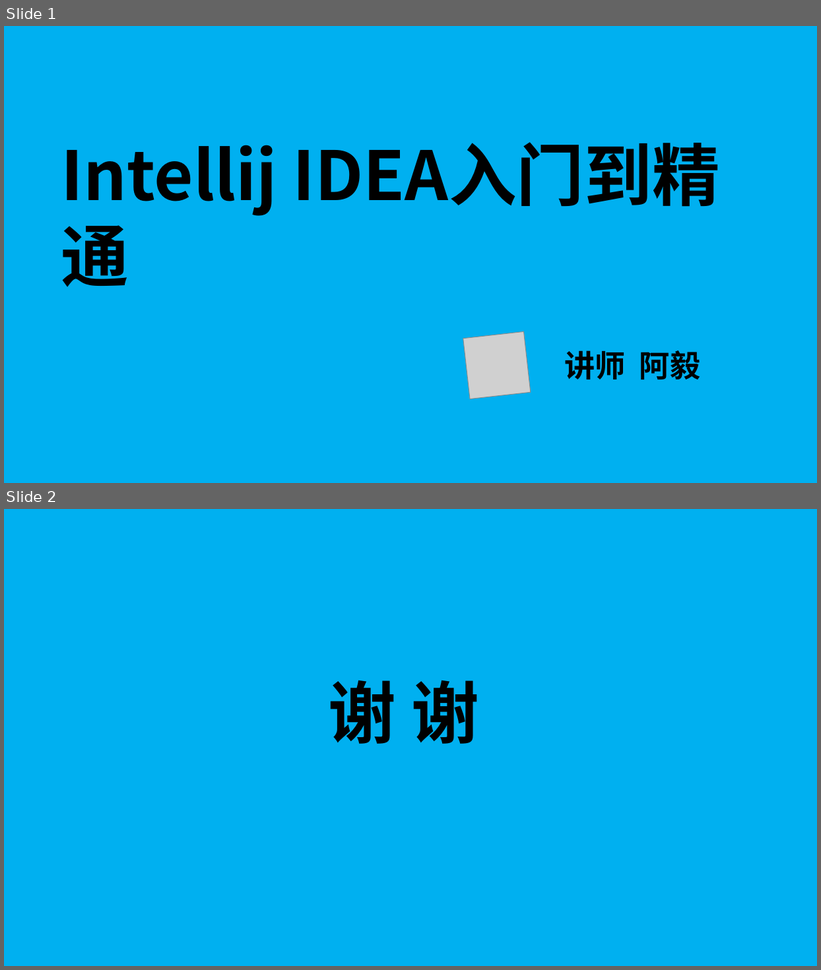
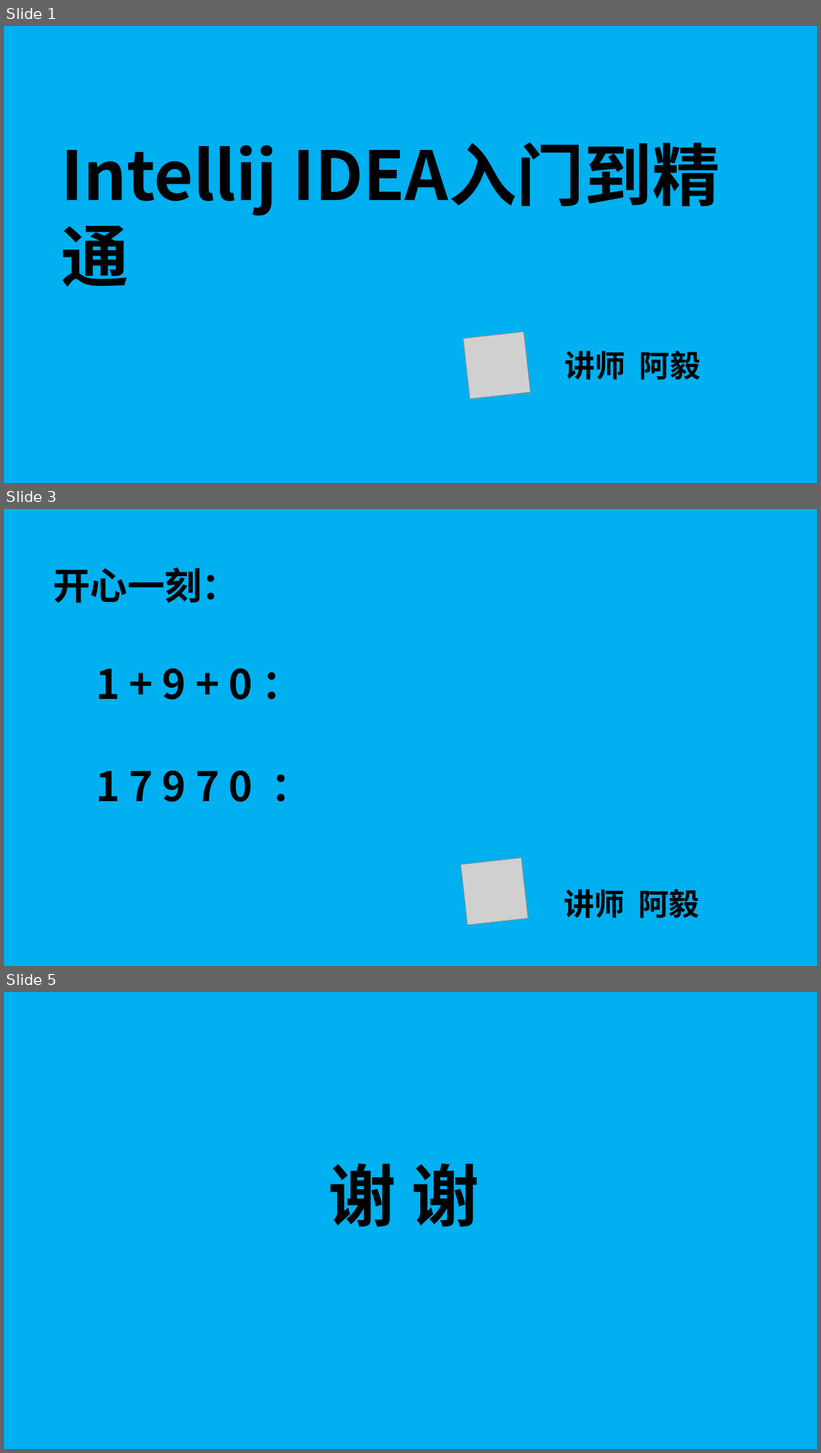
Before and after one commit to huangwenyi10/intellijidea-introduction-to-mastery, a slide deck: doc/Intellij IDEA入门到精通（初级篇）.pptx. Shown one above the other, each under a label of ours: slides 1 and 2 before the commit, slides 1, 3 and 5 after it; the slides between them are not shown. The pictures are 821x970 and 821x1453 pixels, drawn with LibreOffice and Linux fonts; fonts in the diff are those of the drawing; grey boxes stand for pictures. Boxes give left, top, right and bottom in pixels: in the first picture for what was removed or moved away, otherwise in the second. Text is boxed around its words. In the diff, an @@ line names an element or a change of style, - is before the commit and + after.

```diff
--- a/doc/Intellij IDEA入门到精通（初级篇）.pptx
+++ b/doc/Intellij IDEA入门到精通（初级篇）.pptx
@@ slide 3 added at box(4, 509, 817, 966), background #00B0F0 @@
@@ text added at box(53, 567, 239, 603), 44 pt, text #000000, bold @@
+开心一刻：
@@ text added at box(96, 668, 252, 700), 48 pt, text #000000, bold @@
+1 + 9 + 0 ：
@@ text added at box(96, 770, 252, 802), 48 pt, text #000000, bold @@
+1 7 9 7 0 ：
@@ picture added at box(461, 858, 528, 925) @@
@@ text added at box(564, 889, 700, 918), 36 pt, text #000000, bold @@
+讲师 阿毅
@@ what was slide 2 is now slide 5 @@
```
Also in this commit, not shown: 2 other slides added, 1 other file.
